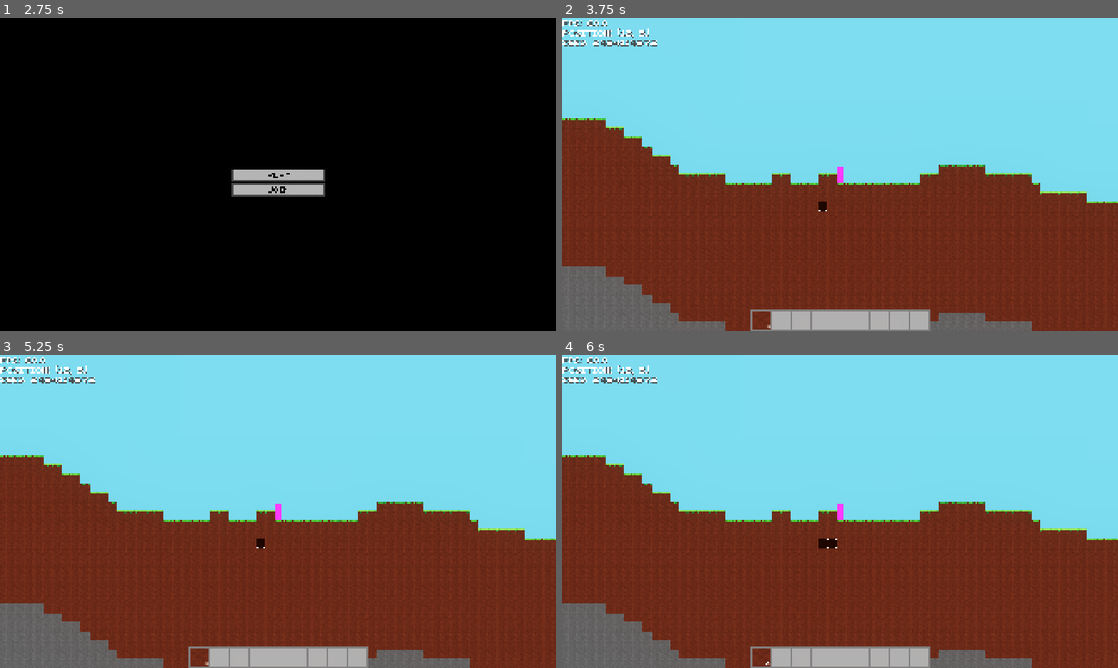
Above: before the commit, frames 1-4 (two rows, left to right).
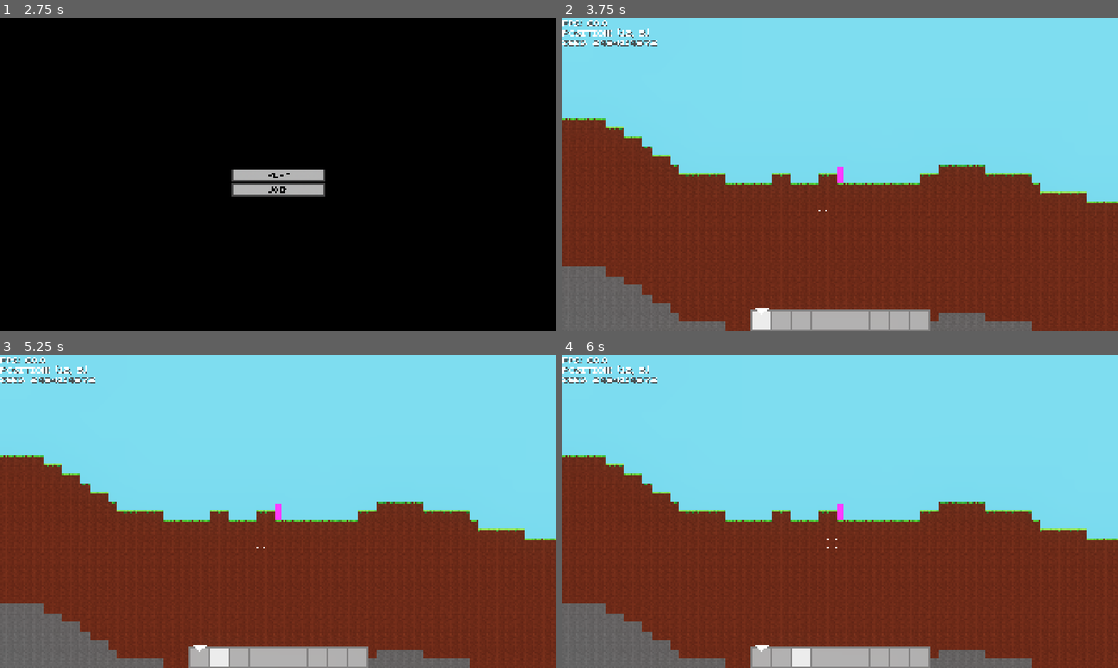
Above: after the commit, the same moments.

Repository: Jpeg0/bladecast
Game: Godot game, scene res://Scenes/MainMenu.tscn
Same seed, same stepped clock (60 frames per second), same inputs: the game is played once before the commit and once after it.
Inputs (mouse positions are in pixels of both pictures, inside the frame that each line leads up to):
- Up to frame 1 (2.75 s): click (278, 174) at 0.5 s; click (278, 174) at 1.25 s; click (278, 174) at 2 s
- Up to frame 2 (3.75 s): click (840, 190) at 2.75 s; click (762, 321) at 3.5 s
- Up to frame 3 (5.25 s): click (200, 658) at 4.25 s; click (216, 658) at 5 s
- Up to frame 4 (6 s): click (801, 658) at 5.75 s

Frame 1 is identical in both runs. In frame 2, 0.3% of the frame differs, in the area x 34-48%, y 58-100%; in frame 3, 0.4%; in frame 4, 0.5%, in the area x 34-50%, y 58-100%.

Commit message:
Inventory shi

Diff:
--- /dev/null
+++ b/LabelSettings/Slot.tres
@@ -0,0 +1,7 @@
+[gd_resource type="LabelSettings" load_steps=2 format=3 uid="uid://bn2mlveambc0m"]
+
+[ext_resource type="FontFile" uid="uid://n1art4b3xn17" path="res://Fonts/Bladetype.ttf" id="1_x4xss"]
+
+[resource]
+font = ExtResource("1_x4xss")
+font_size = 24
--- a/Scenes/Entities/Player.tscn
+++ b/Scenes/Entities/Player.tscn
@@ -1,10 +1,11 @@
-[gd_scene load_steps=13 format=3 uid="uid://dg7s1fbyyh3f5"]
+[gd_scene load_steps=14 format=3 uid="uid://dg7s1fbyyh3f5"]
 
 [ext_resource type="Script" uid="uid://mxtrwvrx632y" path="res://Scripts/player.gd" id="1_agccv"]
 [ext_resource type="PackedScene" uid="uid://cq2wjfogcock5" path="res://Scenes/Slot.tscn" id="2_v402d"]
 [ext_resource type="Script" uid="uid://bm6ikew2fgko3" path="res://Scripts/gui.gd" id="3_yu0ev"]
 [ext_resource type="Script" uid="uid://cdckk37nkrt3t" path="res://Scripts/debug_menu.gd" id="4_86atj"]
 [ext_resource type="LabelSettings" uid="uid://giaqkosiiy3j" path="res://LabelSettings/Default.tres" id="5_86atj"]
+[ext_resource type="LabelSettings" uid="uid://bn2mlveambc0m" path="res://LabelSettings/Slot.tres" id="6_yu0ev"]
 
 [sub_resource type="RectangleShape2D" id="RectangleShape2D_2tapu"]
 size = Vector2(24, 56)
@@ -64,6 +65,7 @@
 offset_bottom = 540.0
 grow_horizontal = 2
 grow_vertical = 2
+mouse_filter = 2
 color = Color(0.239174, 0.690075, 0.82446, 1)
 
 [node name="GUI" type="Control" parent="Camera"]
@@ -284,6 +286,8 @@
 
 [node name="Hotbar" type="Control" parent="Camera/HUD"]
 anchors_preset = 0
+offset_top = 468.0
+offset_bottom = 468.0
 
 [node name="Background" type="ColorRect" parent="Camera/HUD/Hotbar"]
 light_mask = 0
@@ -294,9 +298,8 @@
 anchor_right = 0.5
 anchor_bottom = 0.5
 offset_left = -308.0
-offset_top = 468.0
 offset_right = 308.0
-offset_bottom = 540.0
+offset_bottom = 72.0
 grow_horizontal = 2
 grow_vertical = 2
 color = Color(0.4, 0.4, 0.4, 1)
@@ -307,70 +310,71 @@
 [node name="1" parent="Camera/HUD/Hotbar/Slots" instance=ExtResource("2_v402d")]
 layout_mode = 1
 offset_left = -304.0
-offset_top = 472.0
+offset_top = 4.0
 offset_right = -240.0
-offset_bottom = 536.0
+offset_bottom = 68.0
 
 [node name="2" parent="Camera/HUD/Hotbar/Slots" instance=ExtResource("2_v402d")]
 layout_mode = 1
 offset_left = -236.0
-offset_top = 472.0
+offset_top = 4.0
 offset_right = -172.0
-offset_bottom = 536.0
+offset_bottom = 68.0
 
 [node name="3" parent="Camera/HUD/Hotbar/Slots" instance=ExtResource("2_v402d")]
 layout_mode = 1
 offset_left = -168.0
-offset_top = 472.0
+offset_top = 4.0
 offset_right = -104.0
-offset_bottom = 536.0
+offset_bottom = 68.0
 
 [node name="4" parent="Camera/HUD/Hotbar/Slots" instance=ExtResource("2_v402d")]
 layout_mode = 1
 offset_left = -100.0
-offset_top = 472.0
+offset_top = 4.0
 offset_right = -36.0
-offset_bottom = 536.0
+offset_bottom = 68.0
 
 [node name="5" parent="Camera/HUD/Hotbar/Slots" instance=ExtResource("2_v402d")]
 layout_mode = 1
 offset_left = -32.0
-offset_top = 472.0
+offset_top = 4.0
 offset_right = 32.0
-offset_bottom = 536.0
+offset_bottom = 68.0
 
 [node name="6" parent="Camera/HUD/Hotbar/Slots" instance=ExtResource("2_v402d")]
 layout_mode = 1
 offset_left = 36.0
-offset_top = 472.0
+offset_top = 4.0
 offset_right = 100.0
-offset_bottom = 536.0
+offset_bottom = 68.0
 
 [node name="7" parent="Camera/HUD/Hotbar/Slots" instance=ExtResource("2_v402d")]
 layout_mode = 1
 offset_left = 104.0
-offset_top = 472.0
+offset_top = 4.0
 offset_right = 168.0
-offset_bottom = 536.0
+offset_bottom = 68.0
 
 [node name="8" parent="Camera/HUD/Hotbar/Slots" instance=ExtResource("2_v402d")]
 layout_mode = 1
 offset_left = 172.0
-offset_top = 472.0
+offset_top = 4.0
 offset_right = 236.0
-offset_bottom = 536.0
+offset_bottom = 68.0
 
 [node name="9" parent="Camera/HUD/Hotbar/Slots" instance=ExtResource("2_v402d")]
 layout_mode = 1
 offset_left = 240.0
-offset_top = 472.0
+offset_top = 4.0
 offset_right = 304.0
-offset_bottom = 536.0
+offset_bottom = 68.0
 
 [node name="Debug_Menu" type="Control" parent="Camera/HUD"]
 anchors_preset = 0
 offset_right = 40.0
 offset_bottom = 40.0
+mouse_filter = 2
 script = ExtResource("4_86atj")
 
 [node name="Left" type="VBoxContainer" parent="Camera/HUD/Debug_Menu"]
@@ -397,6 +401,30 @@
 text = "seed: 0"
 label_settings = ExtResource("5_86atj")
 
+[node name="Selected_Item" type="TextureRect" parent="Camera/HUD"]
+light_mask = 0
+z_index = 2
+layout_mode = 0
+offset_right = 64.0
+offset_bottom = 64.0
+mouse_filter = 2
+
+[node name="Amount" type="Label" parent="Camera/HUD/Selected_Item"]
+light_mask = 0
+z_index = 1
+layout_mode = 0
+offset_top = 32.0
+offset_right = 64.0
+offset_bottom = 64.0
+label_settings = ExtResource("6_yu0ev")
+horizontal_alignment = 2
+vertical_alignment = 2
+
+[node name="Selected_Hotbar_Slot" type="Polygon2D" parent="Camera/HUD"]
+z_index = 1
+position = Vector2(-272, 472)
+polygon = PackedVector2Array(0, 10, 24, -10, -24, -10)
+
 [node name="Hitbox" type="CollisionShape2D" parent="."]
 shape = SubResource("RectangleShape2D_2tapu")
 
@@ -411,4 +439,5 @@
 top_level = true
 offset_right = 32.0
 offset_bottom = 32.0
+mouse_filter = 2
 texture = SubResource("GradientTexture2D_v402d")
--- a/Scenes/Slot.tscn
+++ b/Scenes/Slot.tscn
@@ -1,6 +1,6 @@
-[gd_scene load_steps=5 format=3 uid="uid://cq2wjfogcock5"]
+[gd_scene load_steps=8 format=3 uid="uid://cq2wjfogcock5"]
 
-[ext_resource type="FontFile" uid="uid://n1art4b3xn17" path="res://Fonts/Bladetype.ttf" id="1_4h18v"]
+[ext_resource type="LabelSettings" uid="uid://bn2mlveambc0m" path="res://LabelSettings/Slot.tres" id="1_vqo0j"]
 
 [sub_resource type="Gradient" id="Gradient_6hjk3"]
 offsets = PackedFloat32Array(1)
@@ -9,12 +9,23 @@
 [sub_resource type="GradientTexture2D" id="GradientTexture2D_vqo0j"]
 gradient = SubResource("Gradient_6hjk3")
 
-[sub_resource type="LabelSettings" id="LabelSettings_tngci"]
-font = ExtResource("1_4h18v")
-font_size = 24
+[sub_resource type="Gradient" id="Gradient_vqo0j"]
+offsets = PackedFloat32Array(1)
+colors = PackedColorArray(0.533333, 0.533333, 0.533333, 1)
+
+[sub_resource type="GradientTexture2D" id="GradientTexture2D_4h18v"]
+gradient = SubResource("Gradient_vqo0j")
+
+[sub_resource type="Gradient" id="Gradient_ncnge"]
+offsets = PackedFloat32Array(1)
+colors = PackedColorArray(0.8, 0.8, 0.8, 1)
+
+[sub_resource type="GradientTexture2D" id="GradientTexture2D_tngci"]
+gradient = SubResource("Gradient_ncnge")
 
 [node name="Slot" type="TextureButton"]
 light_mask = 0
+z_index = 1
 anchors_preset = 8
 anchor_left = 0.5
 anchor_top = 0.5
@@ -26,19 +37,25 @@
 offset_bottom = -260.0
 grow_horizontal = 2
 grow_vertical = 2
+action_mode = 0
 texture_normal = SubResource("GradientTexture2D_vqo0j")
+texture_pressed = SubResource("GradientTexture2D_4h18v")
+texture_hover = SubResource("GradientTexture2D_tngci")
 
 [node name="Amount" type="Label" parent="."]
+light_mask = 0
 z_index = 1
 layout_mode = 0
 offset_top = 32.0
 offset_right = 64.0
 offset_bottom = 64.0
-label_settings = SubResource("LabelSettings_tngci")
+label_settings = ExtResource("1_vqo0j")
 horizontal_alignment = 2
 vertical_alignment = 2
 
 [node name="Item" type="TextureRect" parent="."]
+light_mask = 0
 layout_mode = 0
 offset_right = 64.0
 offset_bottom = 64.0
+mouse_filter = 2
--- a/Scripts/gui.gd
+++ b/Scripts/gui.gd
@@ -1,29 +1,133 @@
 extends Control
 
 var inventory = [{}, {}, {}, {}, {}, {}, {}, {}, {}, {}, {}, {}, {}, {}, {}, {}, {}, {}, {}, {}, {}, {}, {}, {}, {}, {}, {}, {}, {}, {}, {}, {}, {}, {}, {}, {}]
+var selected_item = {}
+var selected_hotbar_slot = 0
+var hud
+
+func _ready() -> void:
+	hud = get_parent().get_node("HUD")
+	for i in 36:
+		if i < 9:
+			hud.get_node("Hotbar/Slots").get_child(i).gui_input.connect(slot_clicked.bind(i))
+		else:
+			$Inventory/Slots.get_child(i - 9).gui_input.connect(slot_clicked.bind(i))
 
 func _process(_delta: float) -> void:
+	hotbar_scroll()
+	hud.get_node("Selected_Item").position = get_local_mouse_position() - Vector2(32, 32)
 	if Input.is_action_just_pressed("Inventory"):
 		$Inventory.visible = !$Inventory.visible
 	if Input.is_action_just_pressed("Pause"):
 		$Inventory.visible = false
 
-func update_inventory(slot):
-	if slot <=8:
-		get_parent().get_node("HUD/Hotbar/Slots").get_children()[slot].get_node("Item").texture = load("res://Textures/Blocks/" + inventory[slot]["key"] + ".png")
-		get_parent().get_node("HUD/Hotbar/Slots").get_children()[slot].get_node("Amount").text = str(inventory[slot].amount)
+func hotbar_scroll():
+	if not Input.is_action_pressed("Zoom"):
+		if Input.is_action_just_released("Scroll_Up"):
+			selected_hotbar_slot -= 1
+			if selected_hotbar_slot > 8: selected_hotbar_slot = 0
+			hud.get_node("Selected_Hotbar_Slot").position.x = -272 + (selected_hotbar_slot * 68)
+		if Input.is_action_just_released("Scroll_Down"):
+			selected_hotbar_slot += 1
+			if selected_hotbar_slot < 0: selected_hotbar_slot = 8
+			hud.get_node("Selected_Hotbar_Slot").position.x = -272 + (selected_hotbar_slot * 68)
+	get_parent().get_node("HUD/Selected_Hotbar_Slot")
+
+func update_slot(slot):
+	if slot < 9:
+		var hotbar_slot = hud.get_node("Hotbar/Slots").get_children()[slot]
+		if inventory[slot].has("key") and inventory[slot].amount > 0:
+			hotbar_slot.get_node("Item").texture = load("res://Textures/Blocks/" + inventory[slot]["key"] + ".png")
+			hotbar_slot.get_node("Amount").text = str(inventory[slot]["amount"])
+		else:
+			hotbar_slot.get_node("Item").texture = null
+			hotbar_slot.get_node("Amount").text = ""
+			inventory[slot].clear()
 	else:
-		get_node("Inventory/Slots").get_children()[slot - 9].get_node("Item").texture = load("res://Textures/Blocks/" + inventory[slot]["key"] + ".png")
-		get_node("Inventory/Slots").get_children()[slot - 9].get_node("Amount").text = str(inventory[slot].amount)
+		var inventory_slot = get_node("Inventory/Slots").get_children()[slot - 9]
+		if inventory[slot].has("key") and inventory[slot].amount > 0:
+			inventory_slot.get_node("Item").texture = load("res://Textures/Blocks/" + inventory[slot]["key"] + ".png")
+			inventory_slot.get_node("Amount").text = str(inventory[slot]["amount"])
+		else:
+			inventory_slot.get_node("Item").texture = null
+			inventory_slot.get_node("Amount").text = ""
+			inventory[slot].clear()
 
-func give_item(item, amount):
-	for i in range(inventory.size()):
-		var slot = inventory[i]
+func give_item(item, amount, slot_index):
+	if not slot_index:
+		for i in range(inventory.size()):
+			var slot = inventory[i]
+			if !slot.has("key"):
+				inventory[i] = {"key": Items.items[item].key, "amount": amount}
+				update_slot(i)
+				return
+			elif slot.key == Items.items[item].key and slot.amount < Items.items[item].max_stack_size:
+				slot["amount"] += amount
+				update_slot(i)
+				return
+	else:
+		var slot = inventory[slot_index]
 		if !slot.has("key"):
-			inventory[i] = {"key": Items.items[item].key, "amount": amount}
-			update_inventory(i)
+			inventory[slot_index] = {"key": Items.items[item].key, "amount": amount}
+			update_slot(slot_index)
 			return
 		elif slot.key == Items.items[item].key and slot.amount < Items.items[item].max_stack_size:
 			slot["amount"] += amount
-			update_inventory(i)
+			update_slot(slot_index)
 			return
+
+func slot_clicked(event: InputEvent, slot: int):
+	var pressed = false
+	var rmb = false
+	if event is InputEventMouseButton and event.pressed:
+		match event.button_index:
+			MOUSE_BUTTON_LEFT:
+				pressed = true
+			MOUSE_BUTTON_RIGHT:
+				pressed = true
+				rmb = true
+			MOUSE_BUTTON_MIDDLE:
+				pressed = true
+	if pressed:
+		if inventory[slot].has("key") and selected_item.has("key"):
+			if inventory[slot].key == selected_item.key:
+				inventory[slot].amount += selected_item.amount
+				hud.get_node("Selected_Item").texture = null
+				hud.get_node("Selected_Item/Amount").text = ""
+				selected_item.clear()
+			else:
+				var temp = inventory[slot].duplicate()
+				inventory[slot] = selected_item.duplicate()
+				selected_item = temp
+				hud.get_node("Selected_Item").texture = load("res://Textures/Items/" + selected_item["key"] + ".png")
+				hud.get_node("Selected_Item/Amount").text = str(selected_item["amount"])
+		elif inventory[slot].has("key"):
+			if !rmb:
+				selected_item = inventory[slot].duplicate()
+				hud.get_node("Selected_Item").texture = load("res://Textures/Items/" + selected_item["key"] + ".png")
+				hud.get_node("Selected_Item/Amount").text = str(selected_item["amount"])
+				inventory[slot].clear()
+			else:
+				selected_item = inventory[slot].duplicate()
+				print(selected_item.amount)
+				selected_item.amount = int(ceil(float(selected_item.amount) / 2))
+				print(selected_item.amount)
+				inventory[slot].amount -= selected_item.amount
+				hud.get_node("Selected_Item").texture = load("res://Textures/Items/" + selected_item["key"] + ".png")
+				hud.get_node("Selected_Item/Amount").text = str(selected_item["amount"])
+		elif selected_item.has("key"):
+			inventory[slot] = selected_item.duplicate()
+			if !rmb:
+				hud.get_node("Selected_Item").texture = null
+				hud.get_node("Selected_Item/Amount").text = ""
+				selected_item.clear()
+			else:
+				inventory[slot].amount = 1
+				selected_item.amount -= 1
+				hud.get_node("Selected_Item/Amount").text = str(selected_item.amount)
+
+		if selected_item.has("amount") and selected_item.amount < 1:
+			hud.get_node("Selected_Item").texture = null
+			hud.get_node("Selected_Item/Amount").text = ""
+			selected_item.clear()
+		update_slot(slot)
--- a/Scripts/player.gd
+++ b/Scripts/player.gd
@@ -13,17 +13,17 @@
 var chunk_size
 var current_pos
 var prev_zoom
+var gui
 
 func _ready() -> void:
 	set_multiplayer_authority(multiplayer.get_unique_id())
 	root = get_tree().get_current_scene()
 	foreground_blocks = root.get_node("Blocks/Foreground_Blocks")
 	background_blocks = root.get_node("Blocks/Background_Blocks")
+	gui = $Camera/GUI
 	root.get_node("Blocks").viewport_size = get_viewport().get_visible_rect().size / $Camera.zoom / 2
 	root.get_node("Blocks").cpos = $Camera.position + position
 	root.get_node("Blocks").generate()
-	print(get_viewport().get_visible_rect().size / $Camera.zoom / 2)
-	print($Camera.position + position)
 	chunk_size = root.get_node("Blocks").chunk_size * 16
 
 func player_movement(delta):
@@ -40,18 +40,20 @@
 	var offset_pos = mouse_pos - position
 	if offset_pos.length() > player_reach: mouse_pos = position + offset_pos.normalized() * player_reach
 
-	block_pos = (mouse_pos / 32).floor() * 32
-	$Selected_Block.position = block_pos
+	$Selected_Block.position = (mouse_pos / 32).floor() * 32
 
-	var mapped_pos = foreground_blocks.local_to_map(mouse_pos)
-
-	if Input.is_mouse_button_pressed(MOUSE_BUTTON_LEFT):
-		for block in Items.items.values():
-			if block.has("block") and block["block"]["atlas"] == foreground_blocks.get_cell_atlas_coords(mapped_pos):
-				$Camera/GUI.give_item(block["key"], 1)
-		NetworkManager.send_block_update(1, true, mapped_pos, null)
-	elif Input.is_mouse_button_pressed(MOUSE_BUTTON_RIGHT):
-		NetworkManager.send_block_update(1, false, mapped_pos, Vector2i(1, 0))
+	if not get_viewport().gui_get_hovered_control():
+		var mapped_pos = foreground_blocks.local_to_map(mouse_pos)
+		if Input.is_mouse_button_pressed(MOUSE_BUTTON_LEFT):
+			for block in Items.items.values():
+				if block.has("block") and block["block"]["atlas"] == foreground_blocks.get_cell_atlas_coords(mapped_pos):
+					$Camera/GUI.give_item(block["key"], 1, null)
+			NetworkManager.send_block_update(1, true, mapped_pos, null)
+		elif Input.is_mouse_button_pressed(MOUSE_BUTTON_RIGHT):
+			if foreground_blocks.get_cell_source_id(mapped_pos) == -1 and gui.inventory[gui.selected_hotbar_slot].has("key") and Items.items[gui.inventory[gui.selected_hotbar_slot].key].has("block"):
+				gui.inventory[gui.selected_hotbar_slot].amount -= 1
+				NetworkManager.send_block_update(1, false, mapped_pos, Items.items[gui.inventory[gui.selected_hotbar_slot].key].block.atlas)
+				gui.update_slot(gui.selected_hotbar_slot)
 
 func camera_zoom() -> void:
 	if Input.is_action_just_released("Scroll_Up"): zoom_in()
Binary file added: Textures/Items/coal_ore.png
Not shown, added: Textures/Items/coal_ore.png.import
Binary file added: Textures/Items/dirt.png
Not shown, added: Textures/Items/dirt.png.import
Binary file added: Textures/Items/grass.png
Not shown, added: Textures/Items/grass.png.import
Binary file added: Textures/Items/iron_ore.png
Not shown, added: Textures/Items/iron_ore.png.import
Binary file added: Textures/Items/stone.png
Not shown, added: Textures/Items/stone.png.import
